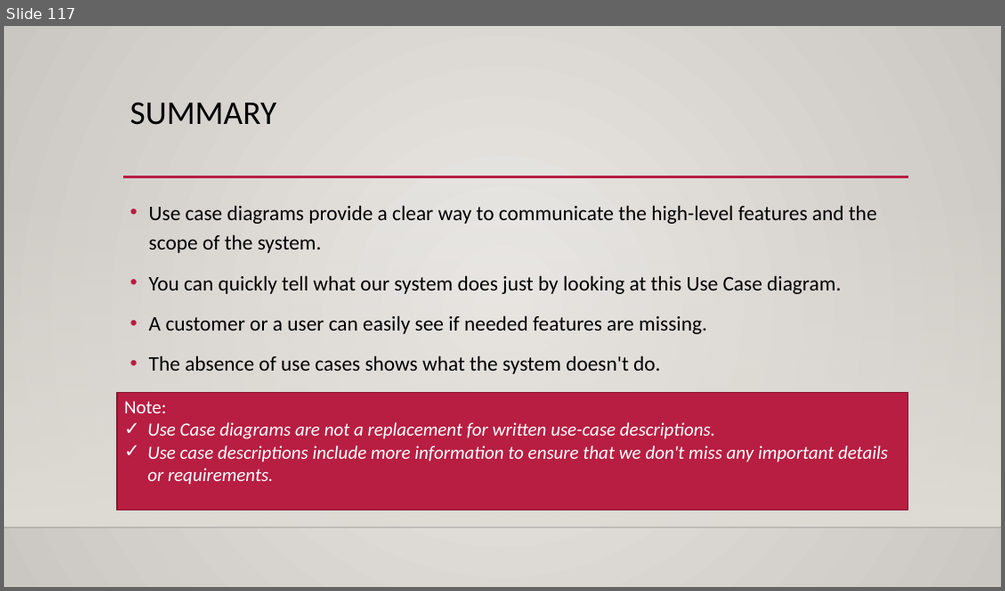
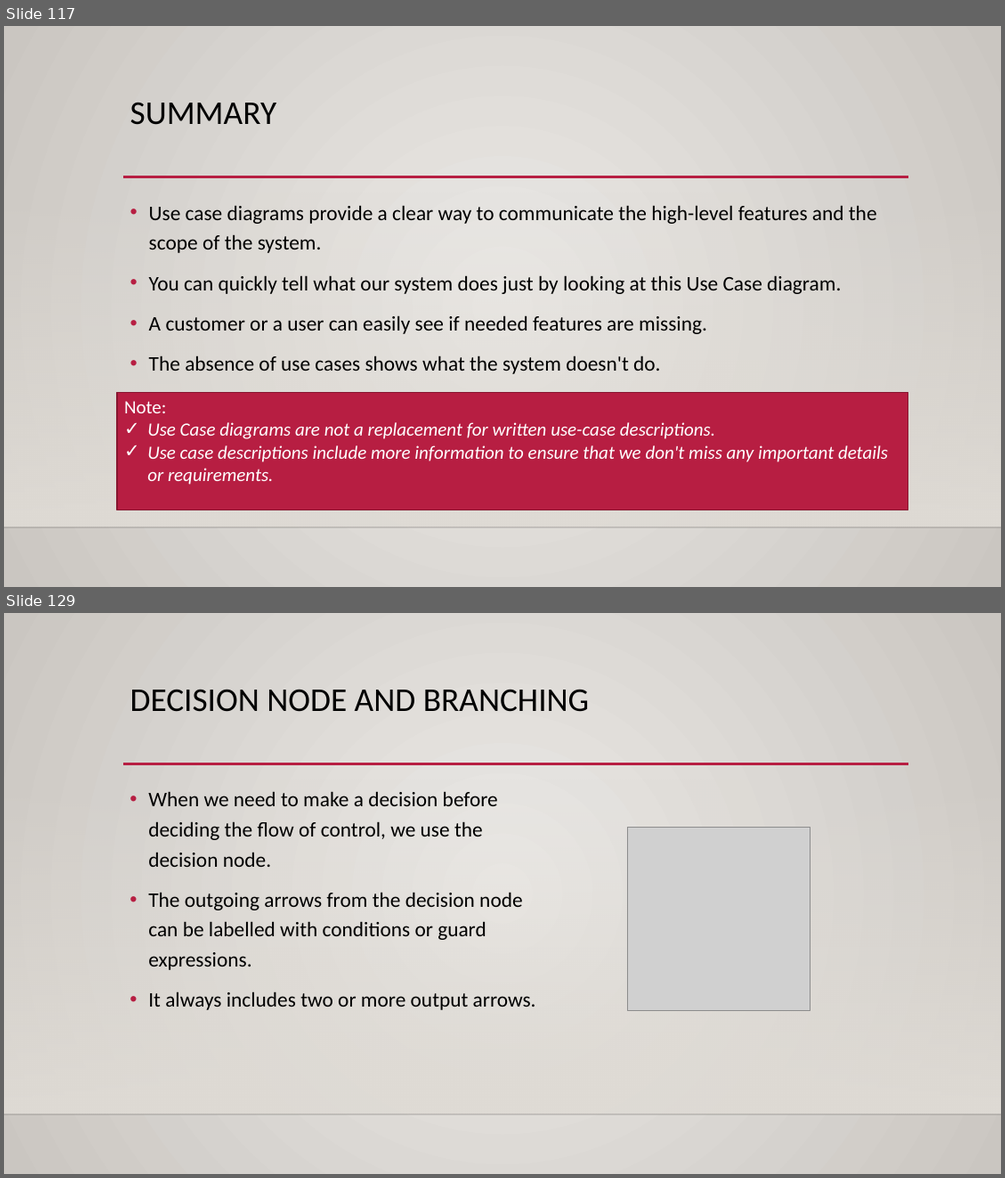
Before and after one commit to joydip-git/siemens-ooad-uml-25thaugust, a slide deck: presentation/OOAD and uml.pptx. Shown one above the other, each under a label of ours: slide 117 before the commit, slides 117 and 129 after it; the slides between them are not shown. The pictures are 1005x591 and 1005x1178 pixels, drawn with LibreOffice and Linux fonts; fonts in the diff are those of the drawing; grey boxes stand for pictures; background and template pictures are left out. Boxes give left, top, right and bottom in pixels: in the first picture for what was removed or moved away, otherwise in the second. Text is boxed around its words. In the diff, an @@ line names an element or a change of style, - is before the commit and + after.

```diff
--- a/presentation/OOAD and uml.pptx
+++ b/presentation/OOAD and uml.pptx
@@ slide 129 added at <box>4,613,1001,1174</box>, background gradient #ECEAE7 to #CAC7C1; not listed: 3 template elements that a slide beside it also shows @@
@@ title added at <box>130,689,589,712</box>, 32 pt, text #000000 @@
+DECISION NODE AND BRANCHING
@@ text added at <box>148,791,536,1010</box>, 20 pt, text #000000 @@
+• When we need to make a decision before deciding the flow of control, we use the decision node.
+• The outgoing arrows from the decision node can be labelled with conditions or guard expressions.
+• It always includes two or more output arrows.
@@ picture added at <box>627,827,809,1011</box> @@
```
Also in this commit, not shown: 1 slide changed, 69 other slides added, 3 other files.
